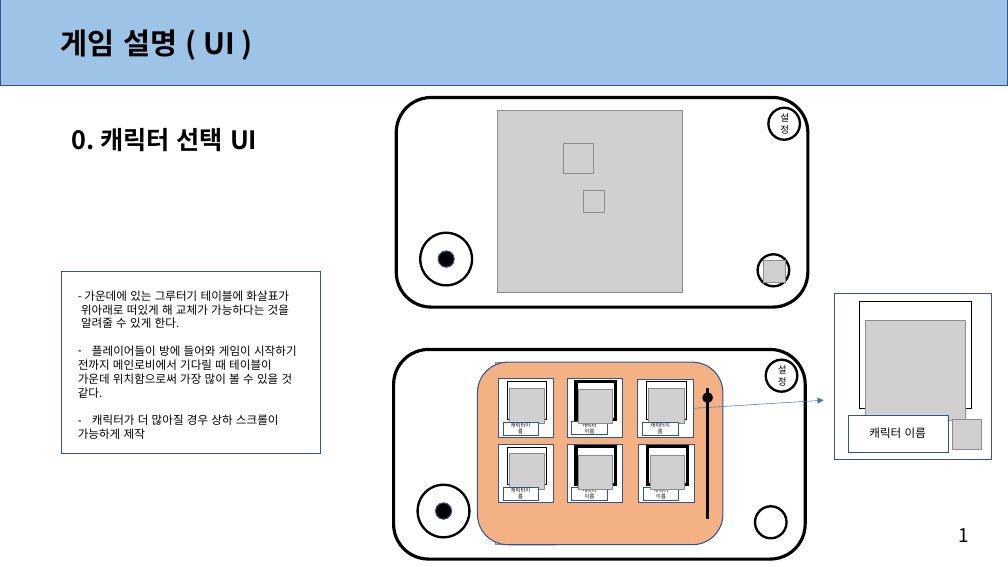
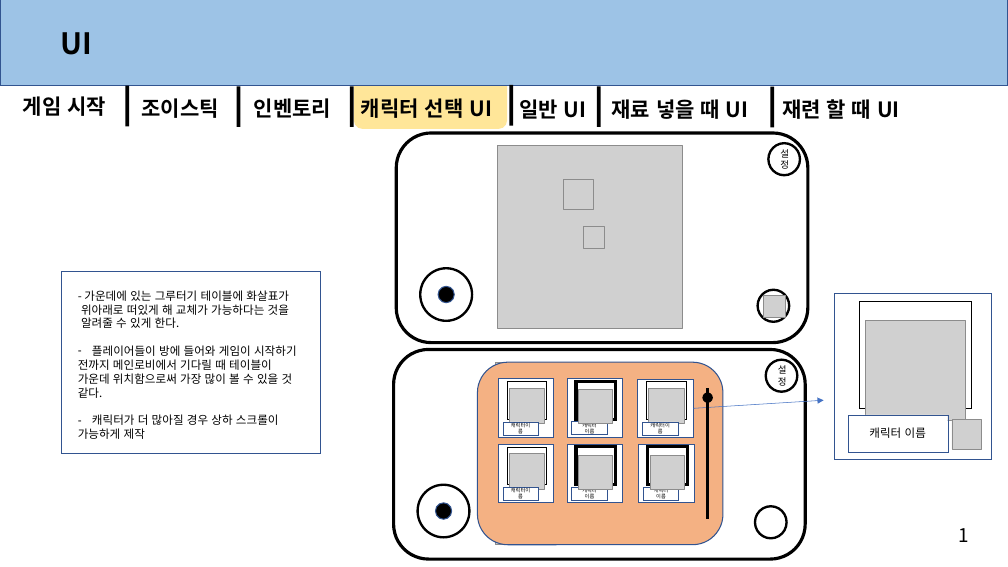
Before and after one commit to anglik0370/EscapeIsland, a slide deck: slide 5 of Document/UI/인게임 UI.pptx. Drawn at 1008x567 pixels with LibreOffice and Linux fonts; fonts in the diff are those of the drawing; grey boxes stand for pictures; background and template pictures are left out. Boxes give left, top, right and bottom in pixels: in the first picture for what was removed or moved away, otherwise in the second. Text is boxed around its words. In the diff, an @@ line names an element or a change of style, - is before the commit and + after.

```diff
--- a/Document/UI/인게임 UI.pptx
+++ b/Document/UI/인게임 UI.pptx
@@ text at box(61, 32, 93, 55): text changed @@
-게임 설명 ( UI )
+UI
@@ rectangle added at box(126, 85, 129, 126), fill #000000 @@
@@ rectangle added at box(237, 86, 240, 127), fill #000000 @@
@@ rectangle added at box(350, 86, 354, 127), fill #000000 @@
@@ rounded rectangle added at box(354, 78, 507, 129), fill #FFE699 @@
@@ rectangle added at box(510, 85, 513, 126), fill #000000 @@
@@ rectangle added at box(597, 86, 601, 127), fill #000000 @@
@@ rectangle added at box(771, 87, 774, 128), fill #000000 @@
@@ text added at box(23, 96, 106, 116), 20 pt, text #000000, bold @@
+게임 시작
@@ text added at box(142, 98, 219, 118), 20 pt, text #000000, bold @@
+조이스틱
@@ text added at box(254, 98, 331, 118), 20 pt, text #000000, bold @@
+인벤토리
@@ text at box(361, 98, 492, 118): text changed; size 24 to 20 pt @@
-0. 캐릭터 선택 UI
+캐릭터 선택 UI
@@ text added at box(519, 99, 587, 119), 20 pt, text #000000, bold @@
+일반 UI
@@ text added at box(611, 99, 749, 119), 20 pt, text #000000, bold @@
+재료 넣을 때 UI
@@ text added at box(782, 97, 900, 123), 20 pt, text #000000, bold @@
+재련 할 때 UI
@@ 4 pictures, 4 ellipses, 1 rounded rectangle: place and size @@
-4 pictures, 4 ellipses, 1 rounded rectangle at box(397, 97, 808, 307)
+4 pictures, 4 ellipses, 1 rounded rectangle at box(397, 133, 808, 342)
```
Also in this commit, not shown: 14 other slides changed, 1 slide added, 1 slide removed, 3 other files.
